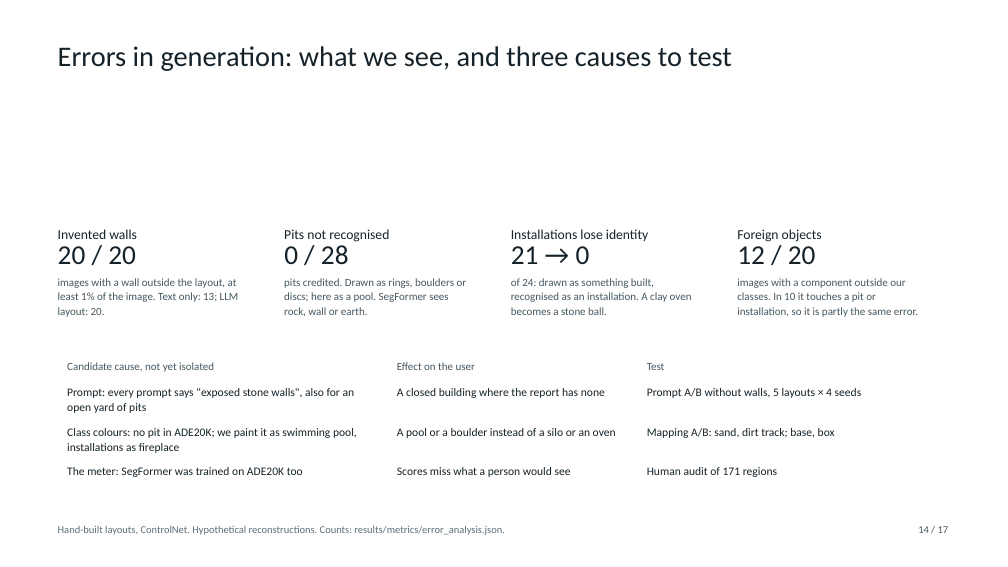
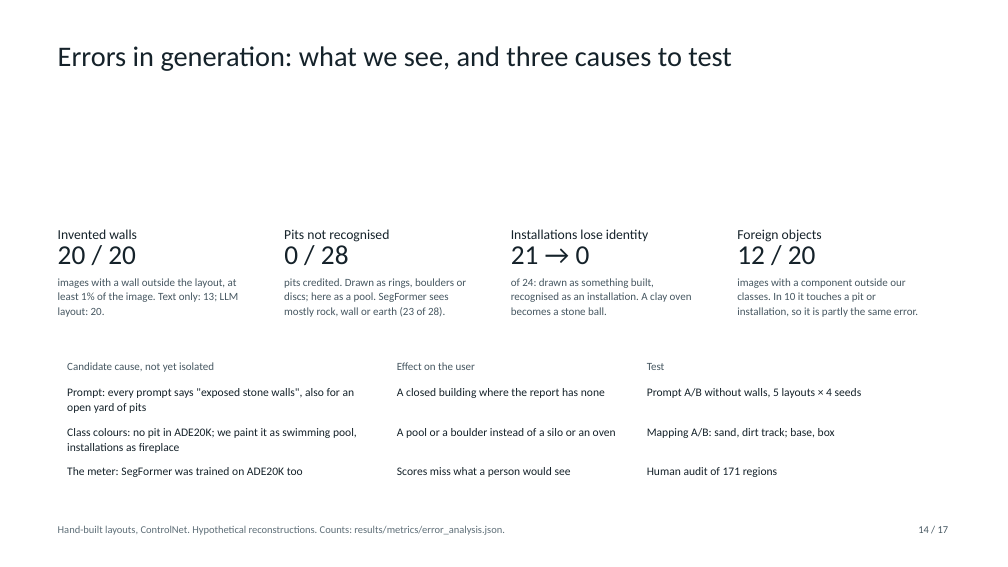
Before and after one commit to ssen2803/arch-to-image, a slide deck: slide 14 of slides/midterm.pptx. Drawn at 1008x567 pixels with LibreOffice and Linux fonts; fonts in the diff are those of the drawing; background and template pictures are left out. Boxes give left, top, right and bottom in pixels: in the first picture for what was removed or moved away, otherwise in the second. Text is boxed around its words. In the diff, an @@ line names an element or a change of style, - is before the commit and + after.

```diff
--- a/slides/midterm.pptx
+++ b/slides/midterm.pptx
@@ text at box(284, 278, 467, 317): text changed @@
-pits credited. Drawn as rings, boulders or
-discs; here as a pool. SegFormer sees
-rock, wall or earth.
+pits credited. Drawn as rings, boulders or
+discs; here as a pool. SegFormer sees
+mostly rock, wall or earth (23 of 28).
```
Also in this commit, not shown: 6 other slides changed, 25 other files.
